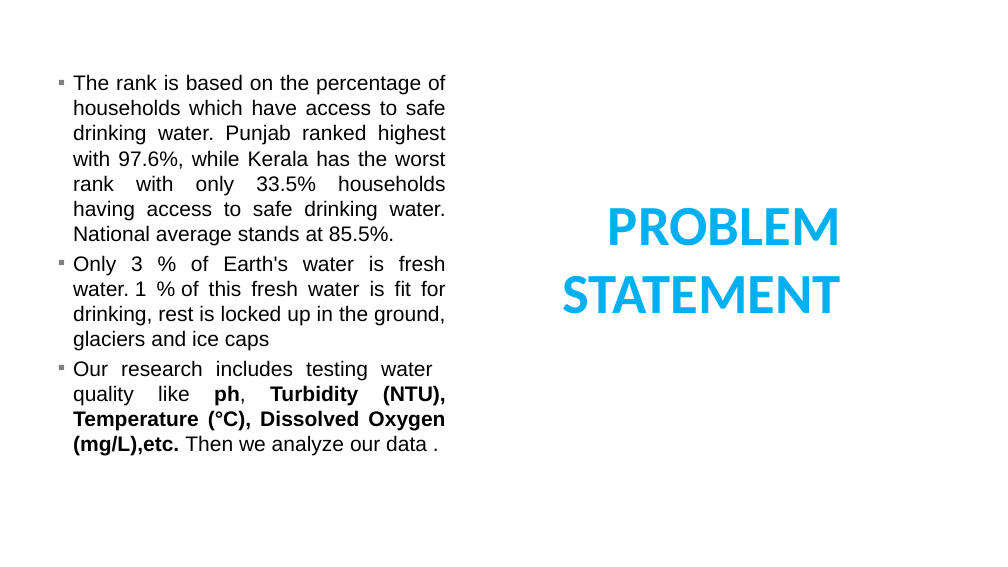
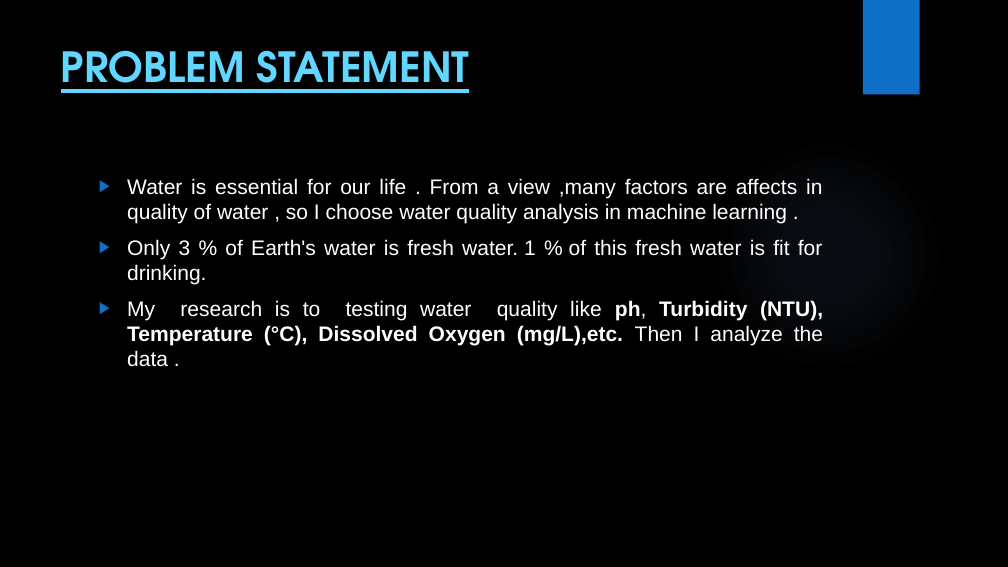
Before and after one commit to Manjima04/CORE-MODULE-5, a slide deck: slide 3 of Water Quality Data Analytics (1).pptx. Drawn at 1008x567 pixels with LibreOffice and Linux fonts; fonts in the diff are those of the drawing; background and template pictures are left out. Boxes give left, top, right and bottom in pixels: in the first picture for what was removed or moved away, otherwise in the second. Text is boxed around its words. In the diff, an @@ line names an element or a change of style, - is before the commit and + after.

```diff
--- a/Water Quality Data Analytics (1).pptx
+++ b/Water Quality Data Analytics (1).pptx
@@ background #FFFFFF to picture (left out) @@
@@ rectangle added at bbox=[863, 0, 920, 95], fill #0F6FC6 @@
@@ title "PROBLEM STATEMENT": place and size @@
-title "PROBLEM STATEMENT" at bbox=[563, 208, 841, 314]
+title "PROBLEM STATEMENT" at bbox=[61, 50, 469, 93]
@@ title "PROBLEM STATEMENT" at bbox=[61, 50, 469, 93]: size 54 to 39.6 pt, font Calibri to TeX Gyre Adventor, text colour #00B0F0 to #61D6FF, letter outline #59B0B9 0.52 pt to #009DD9 0.52 pt, underline on; alignment right to left; vertical alignment middle to top @@
@@ ellipse added at bbox=[712, 138, 944, 371], fill gradient #82B1E5 @@
@@ text "Water is essential for our ..." at bbox=[127, 178, 823, 367]: vertical alignment middle to top @@
@@ text at bbox=[127, 178, 823, 367]: text changed; text colour #000000 to #FFFFFF @@
-▪ The rank is based on the percentage of households which have access to safe drinking water. Punjab ranked highest with 97.6%, while Kerala has the worst rank with only 33.5% households having access to safe drinking water. National average stands at 85.5%.
-▪ Only 3 % of Earth's water is fresh water. 1 % of this fresh water is fit for drinking, rest is locked up in the ground, glaciers and ice caps
-▪ Our research includes testing water quality like ph, Turbidity (NTU), Temperature (°C), Dissolved Oxygen (mg/L),etc. Then we analyze our data .
+▶ Water is essential for our life . From a view ,many factors are affects in quality of water , so I choose water quality analysis in machine learning .
+▶ Only 3 % of Earth's water is fresh water. 1 % of this fresh water is fit for drinking.
+▶ My research is to testing water quality like ph, Turbidity (NTU), Temperature (°C), Dissolved Oxygen (mg/L),etc. Then I analyze the data .
```
Also in this commit, not shown: 9 other slides changed, 3 slides added, 1 slide removed, 2 other files.
